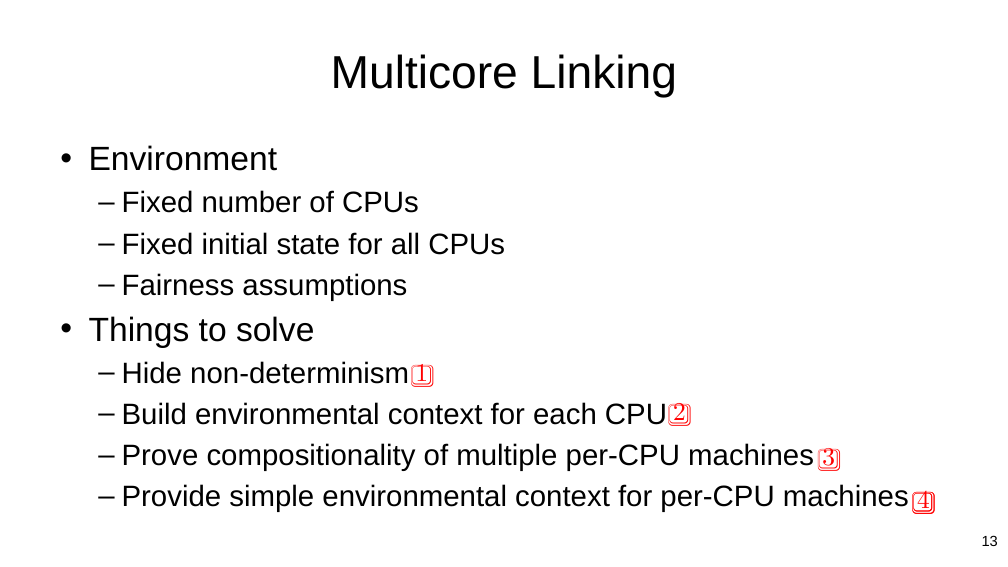
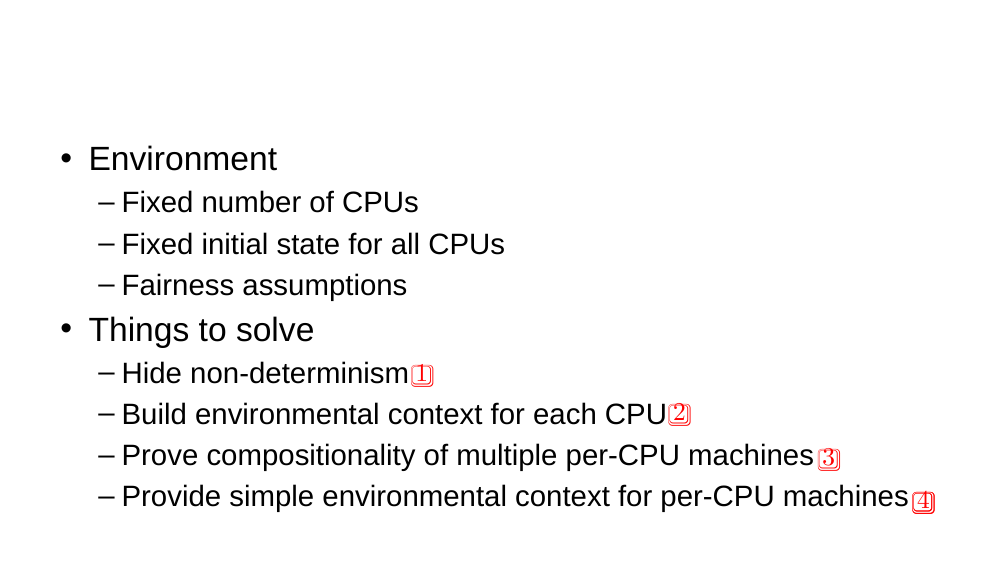
Before and after one commit to jieungkim/phd_thesis, a slide deck: slide 15 of figs/conlink/concurrent_linking.pptx (slide 13 before the commit). Drawn at 1008x567 pixels with LibreOffice and Linux fonts; fonts in the diff are those of the drawing. Boxes give left, top, right and bottom in pixels: in the first picture for what was removed or moved away, otherwise in the second. Text is boxed around its words. In the diff, an @@ line names an element or a change of style, - is before the commit and + after.

```diff
--- a/figs/conlink/concurrent_linking.pptx
+++ b/figs/conlink/concurrent_linking.pptx
@@ title removed at (331, 54, 677, 98) @@
-Multicore Linking
@@ page number removed at (982, 535, 998, 546) @@
-13
```
Also in this commit, not shown: 22 other slides changed, 8 slides added, 13 slides removed, 10 other files.
